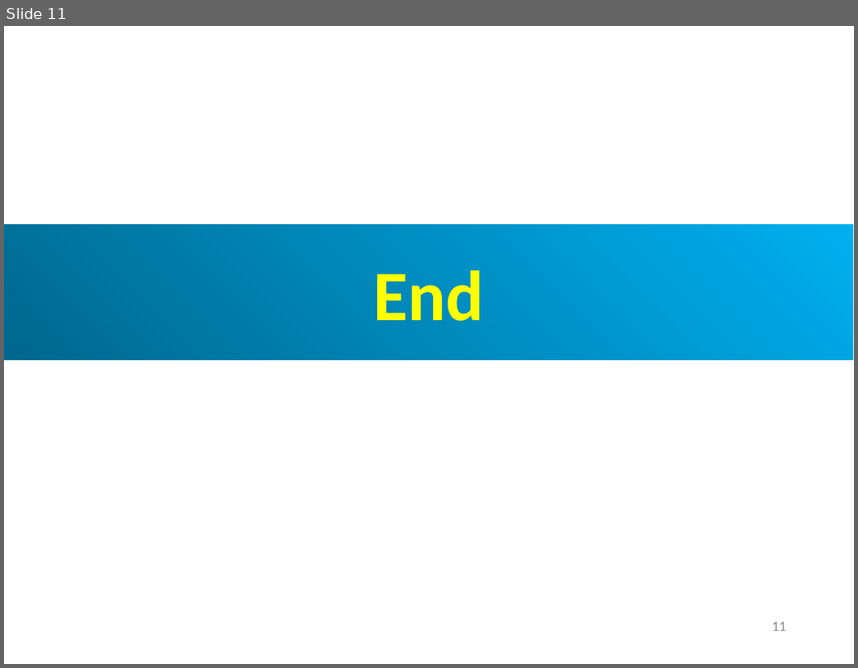
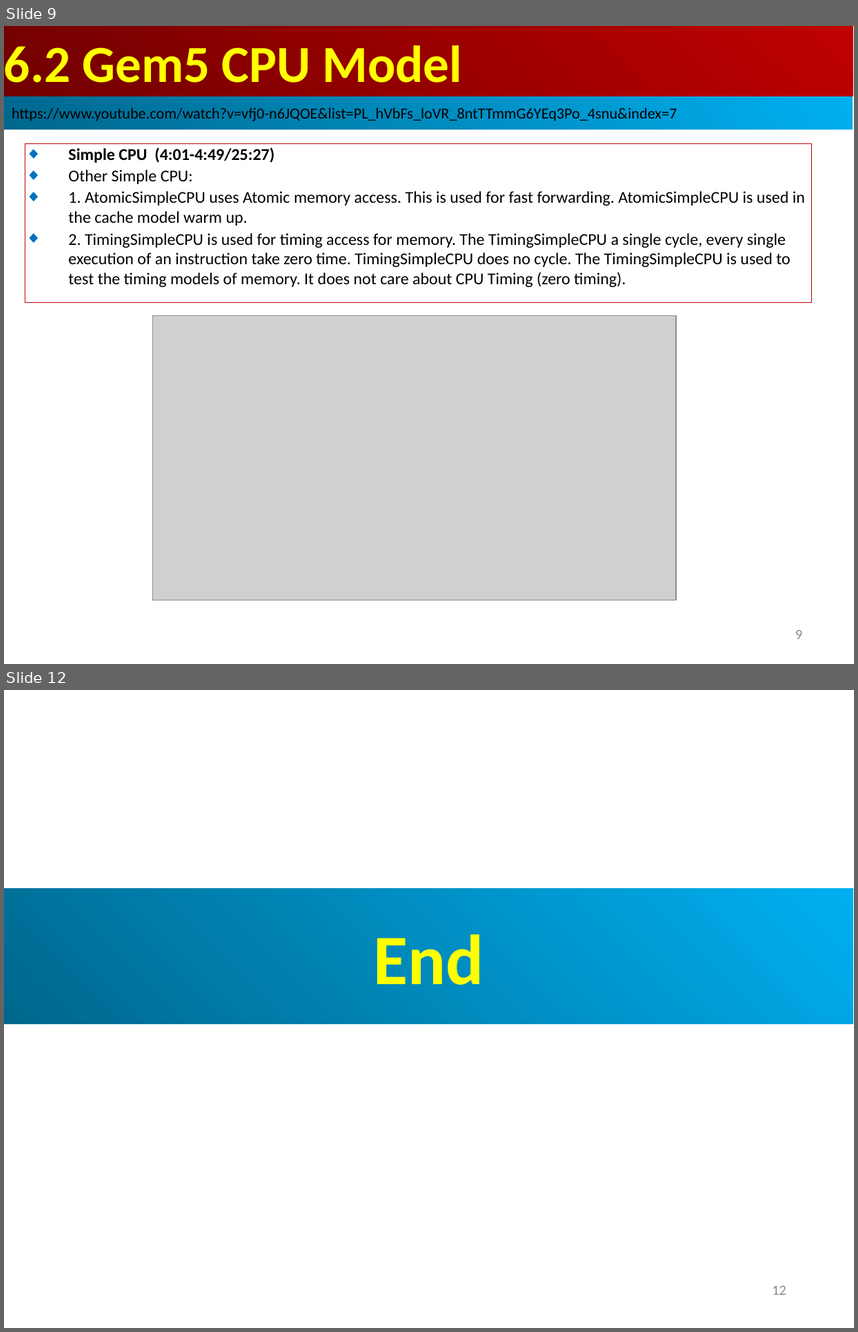
Before and after one commit to peterhchen/AIU_CS850_Gem5_McPAT, a slide deck: 050_Gem5/007.CPUModel/000_Video/007.CPUModel.ppt. Shown one above the other, each under a label of ours: slide 11 before the commit, slides 9 and 12 after it; the slides between them are not shown. The pictures are 858x668 and 858x1332 pixels, drawn with LibreOffice and Linux fonts; fonts in the diff are those of the drawing; grey boxes stand for pictures. Boxes give left, top, right and bottom in pixels: in the first picture for what was removed or moved away, otherwise in the second. Text is boxed around its words. In the diff, an @@ line names an element or a change of style, - is before the commit and + after.

```diff
--- a/050_Gem5/007.CPUModel/000_Video/007.CPUModel.ppt
+++ b/050_Gem5/007.CPUModel/000_Video/007.CPUModel.ppt
@@ slide 9 added at (4,26,854,664), background #FFFFFF @@
@@ rectangle added at (4,26,853,96), fill gradient #BF0000 to #710000, 44 pt, text #FFFF00, bold @@
+6.2 Gem5 CPU Model
@@ rectangle added at (4,96,853,129), fill gradient #00AFEF to #00688E, 13 pt, text #000000 @@
+https://www.youtube.com/watch?v=vfj0-n6JQOE&list=PL_hVbFs_loVR_8ntTTmmG6YEq3Po_4snu&index=7
@@ rectangle added at (25,143,811,302), outline #C00000 0.74 pt, 14 pt, text #000000 @@
+◆ Simple CPU (4:01-4:49/25:27)
+◆ Other Simple CPU:
+◆ 1. AtomicSimpleCPU uses Atomic memory access. This is used for fast forwarding. AtomicSimpleCPU is used in the cache model warm up.
+◆ 2. TimingSimpleCPU is used for timing access for memory. The TimingSimpleCPU a single cycle, every single execution of an instruction take zero time. TimingSimpleCPU does no cycle. The TimingSimpleCPU is used to test the timing models of memory. It does not care about CPU Timing (zero timing).
@@ picture added at (153,316,677,600) @@
@@ page number added at (795,630,802,639), 12 pt, text #8B8B8B @@
+9
@@ what was slide 11 is now slide 12 @@
@@ page number at (772,1285,786,1294): text changed @@
-11
+12
```
Also in this commit, not shown: 3 slides changed, 1 other slide added, 1 slide removed.
